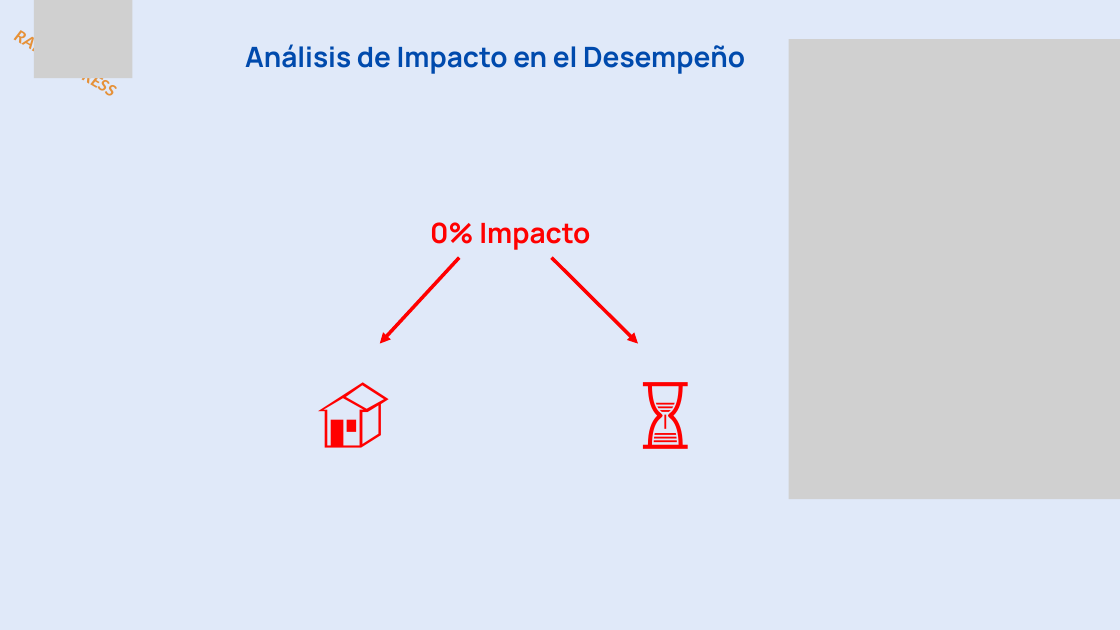
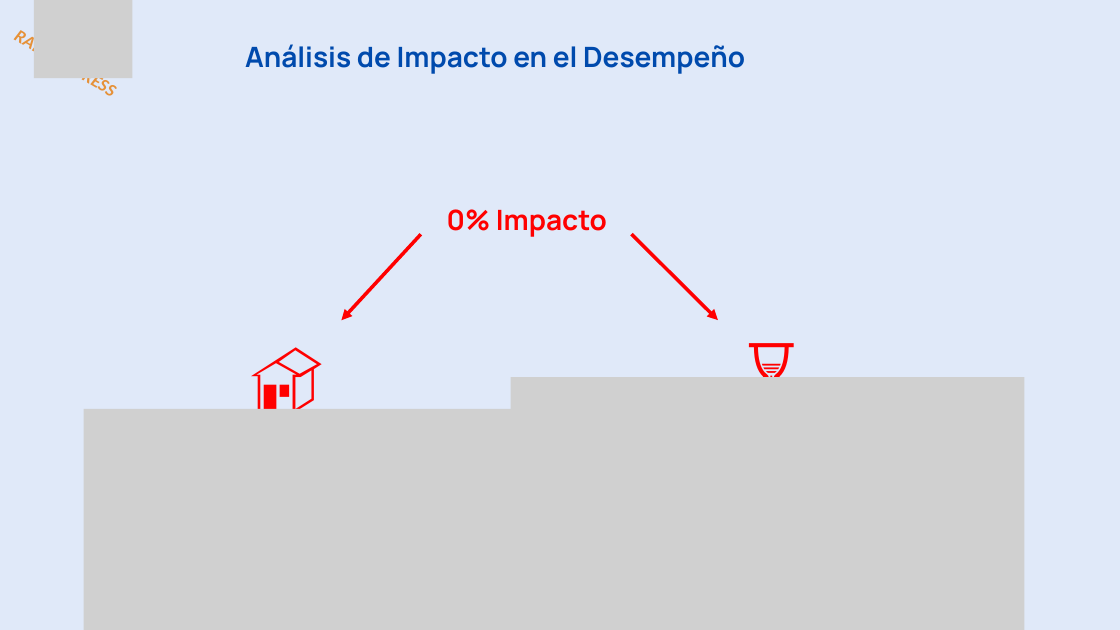
Before and after one commit to ITACADEMYprojectes/ProjecteData, a slide deck: slide 7 of Equip_28/Results/Analisis_PAP_and_ABL_RapidExpres_2026_04_05.pptx. Drawn at 1120x630 pixels with LibreOffice and Linux fonts; fonts in the diff are those of the drawing; grey boxes stand for pictures. Boxes give left, top, right and bottom in pixels: in the first picture for what was removed or moved away, otherwise in the second. Text is boxed around its words. In the diff, an @@ line names an element or a change of style, - is before the commit and + after.

```diff
--- a/Equip_28/Results/Analisis_PAP_and_ABL_RapidExpres_2026_04_05.pptx
+++ b/Equip_28/Results/Analisis_PAP_and_ABL_RapidExpres_2026_04_05.pptx
@@ picture removed at box(788, 39, 1120, 500) @@
@@ text "0% Impacto": place and size @@
-text "0% Impacto" at box(430, 222, 590, 250)
+text "0% Impacto" at box(447, 209, 607, 237)
@@ arrow moved from (459, 258) - (380, 344) to (421, 234) - (342, 320) @@
@@ arrow moved from (552, 258) - (638, 344) to (632, 234) - (718, 320) @@
@@ text "🏠" rewrapped from box(313, 344, 394, 453) to box(212, 309, 361, 418) @@
@@ text "⏳" rewrapped from box(626, 344, 707, 453) to box(712, 305, 832, 414) @@
@@ picture added at box(511, 377, 1025, 630) @@
@@ picture added at box(83, 409, 598, 630) @@
@@ picture added at box(392, 423, 488, 531) @@
@@ picture added at box(318, 465, 414, 573) @@
@@ picture added at box(762, 477, 858, 586) @@
```
Also in this commit, not shown: 17 other slides changed, 18 slides removed, 2 other files.
